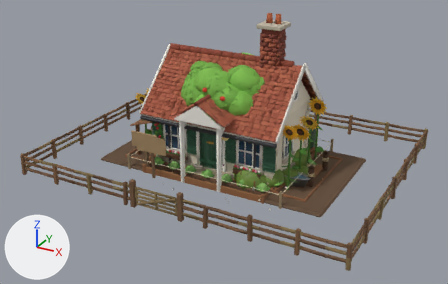
A saved change to the glTF model 3d/models/village.glb.
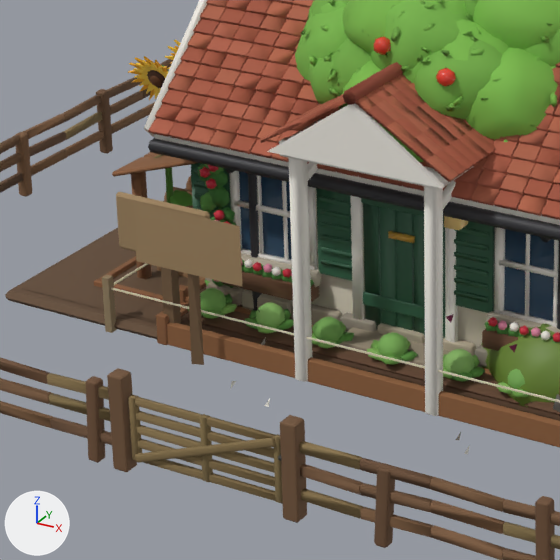
There are two pictures of each version: one whole from a camera (50 mm lens) standing at (4.93, -9.33, 5.01) and looking at (0.0, -0.36, 0.53), one close up on the part from 22% to 57% of the width and 27% to 82% of the height. The axes (+X, +Y, +Z) are drawn at lower left. The lights are the same throughout. The last two pictures show the newer version. Where no turn or scale is listed for an object, it has been applied to the vertices.

Names of what the first close-up shows: 'farmhouse', 'pasture', 'plot_empty', 'plot_sale', 'sunflowers', 'tree_a', 'tree_apple', 'tree_c', 'veg_patch_sq', 'wheat_field' and 2 more.
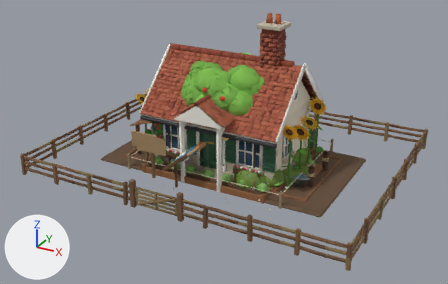
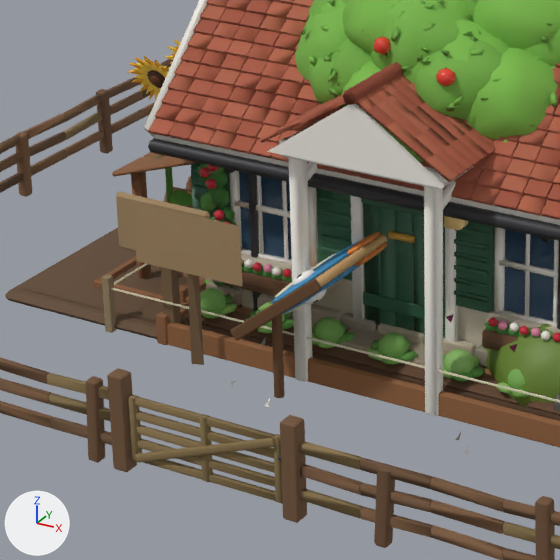
Changed parts and their boxes [x1, y1, x2, y2] in the close-ups (560 x 560 px):
'fishing_spot', added (brown)
    after: [230, 232, 387, 398]
    faces in mat_matte: [230, 234, 387, 398]
    faces in mat_satin: [271, 232, 387, 315]

The change, as a list of edits to the scene's bpy script:
```text
Add me_fishing_spot:
    me_fishing_spot.from_pydata(...)  # 3312 vertices, 6420 faces; spans x -0.94..0.94, y -1.41..1.41, z -0.87..0.87
    # faces by material slot: [1304, 4692, 336, 88]
    me_fishing_spot.materials.append(mat_matte)
    me_fishing_spot.materials.append(mat_satin)
    me_fishing_spot.materials.append(mat_gloss)
    me_fishing_spot.materials.append(mat_metal)
Add ob_fishing_spot:
    ob_fishing_spot = bpy.data.objects.new('fishing_spot', me_fishing_spot)
    ob_fishing_spot.location = (0.375, -0.08, 0.528)
```
